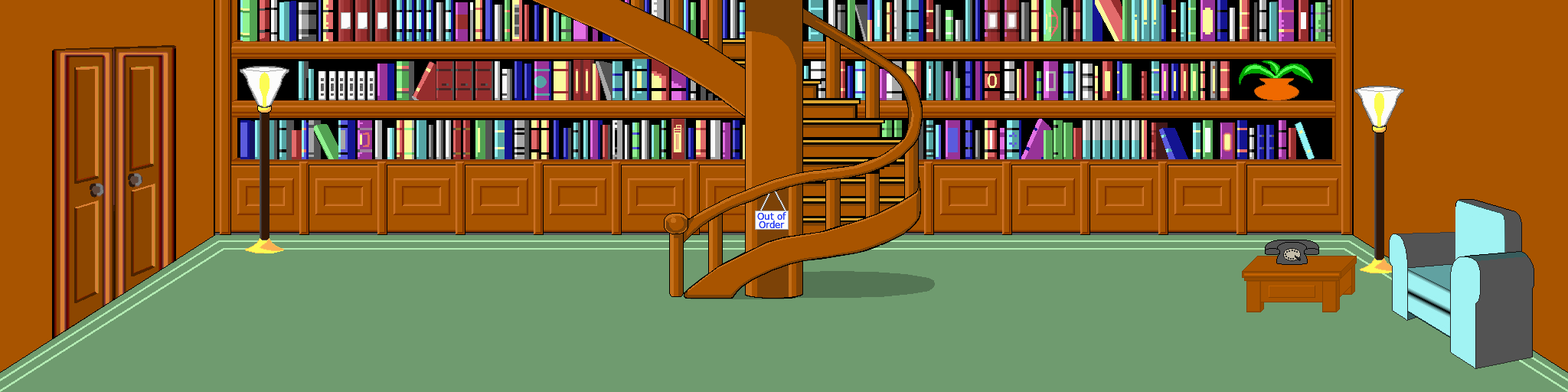
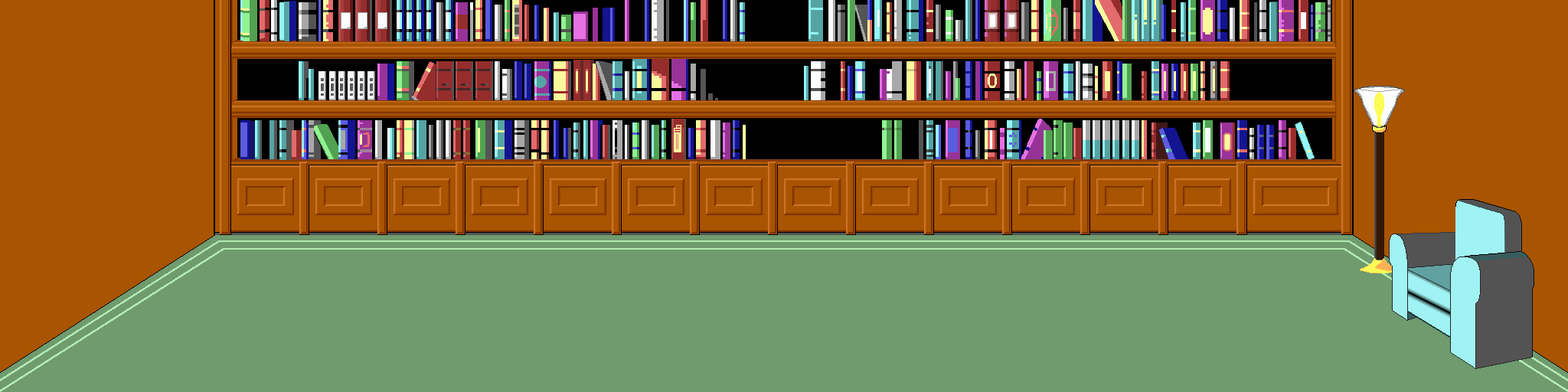
Revision of a layered (1568, 392) image; what changed, layer by layer:
hid "Lamp" over [left=239, top=65, right=290, bottom=254]
hid "Stairs" over [left=532, top=0, right=935, bottom=300]
hid "Phone" over [left=1241, top=239, right=1357, bottom=313]
hid "Chuck" over [left=1238, top=60, right=1314, bottom=102]
hid "Door" over [left=52, top=45, right=177, bottom=340]
